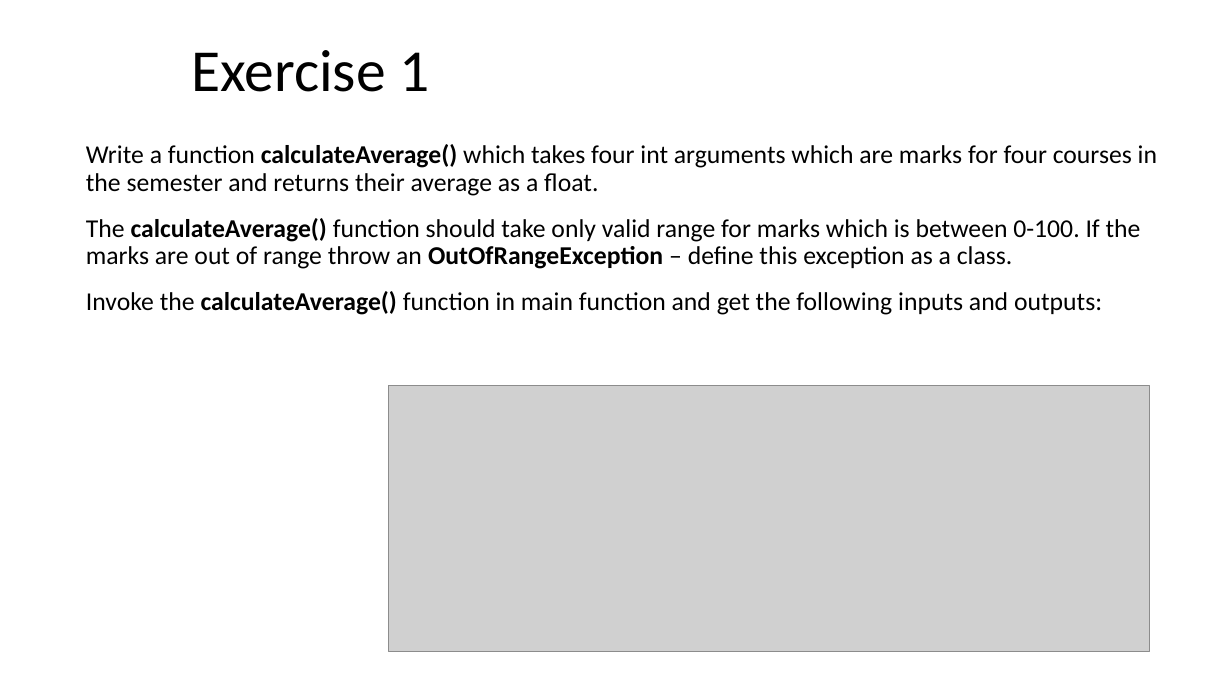
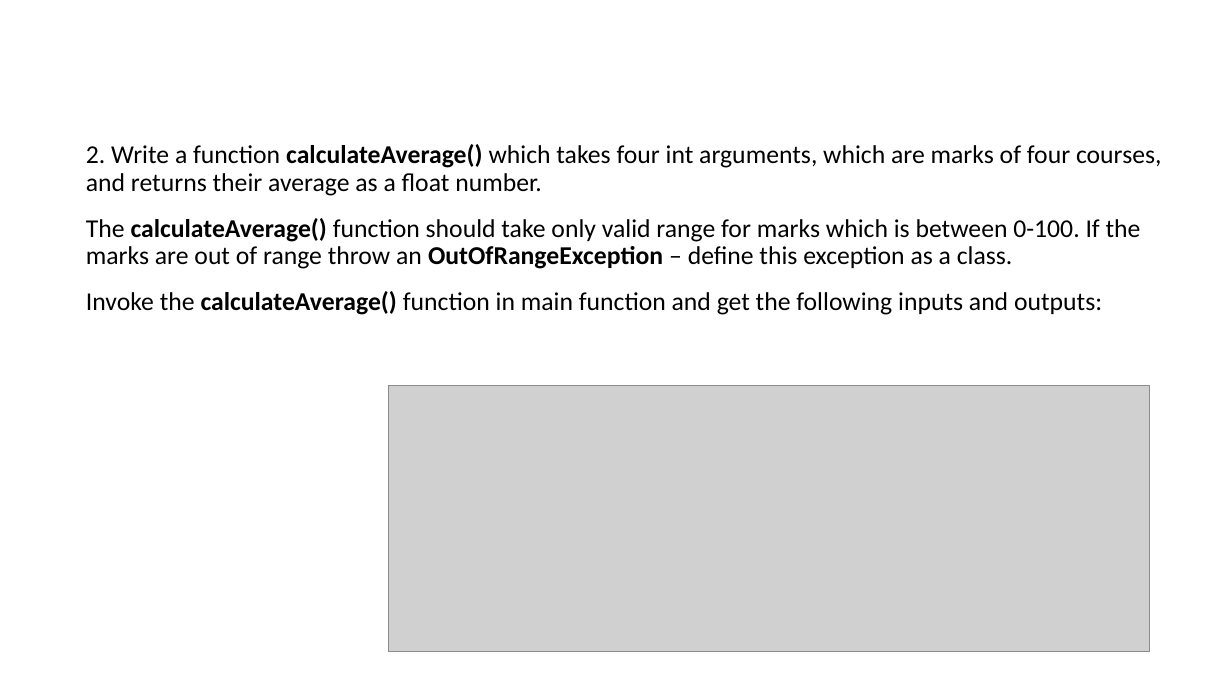
Before and after one commit to ShiqiYu/CPP, a slide deck: slide 20 of week14/Lab14.pptx (slide 28 before the commit). Drawn at 1232x693 pixels with LibreOffice and Linux fonts; fonts in the diff are those of the drawing; grey boxes stand for pictures; background and template pictures are left out. Boxes give left, top, right and bottom in pixels: in the first picture for what was removed or moved away, otherwise in the second. Text is boxed around its words. In the diff, an @@ line names an element or a change of style, - is before the commit and + after.

```diff
--- a/week14/Lab14.pptx
+++ b/week14/Lab14.pptx
@@ title removed at (191, 50, 429, 92) @@
-Exercise 1
@@ text at (86, 144, 1162, 196): text changed @@
-  Write a function calculateAverage() which takes four int arguments which are marks for four courses in the semester and returns their average as a float.
+  2. Write a function calculateAverage() which takes four int arguments, which are marks of four courses, and returns their average as a float number.
```
Also in this commit, not shown: 6 other slides changed, 2 slides added, 11 slides removed, 2 other files.
